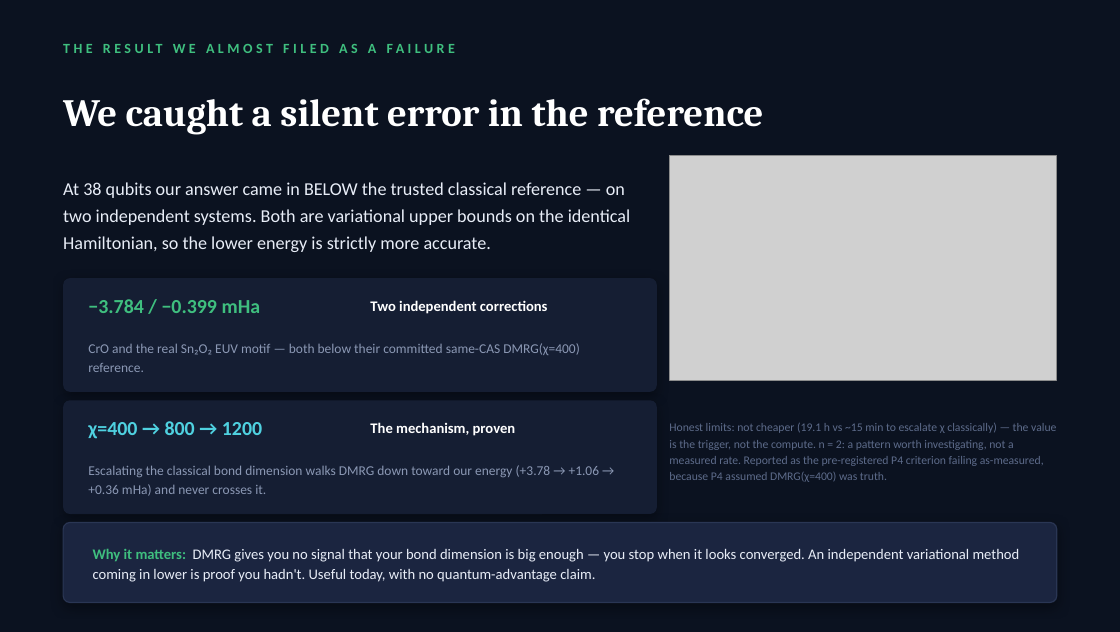
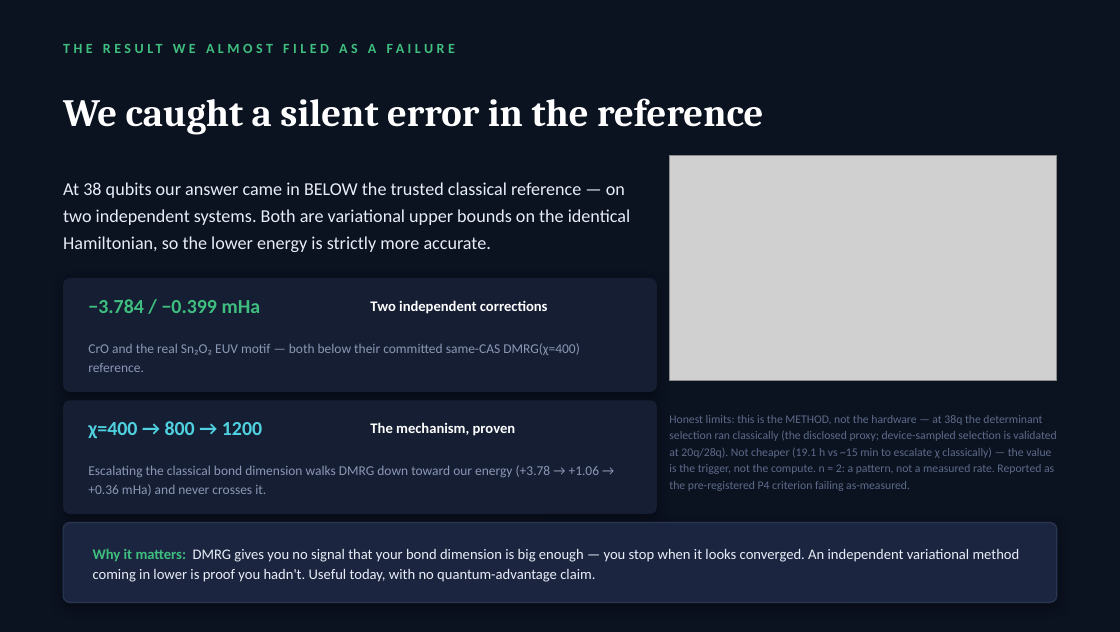
Before and after one commit to christianmetzl/potomac_advancedmaterials, a slide deck: slide 6 of paper/EIGENNEXUS_MATGENQ_Value_Story.pptx. Drawn at 1120x632 pixels with LibreOffice and Linux fonts; fonts in the diff are those of the drawing; grey boxes stand for pictures. Boxes give left, top, right and bottom in pixels: in the first picture for what was removed or moved away, otherwise in the second. Text is boxed around its words. In the diff, an @@ line names an element or a change of style, - is before the commit and + after.

```diff
--- a/paper/EIGENNEXUS_MATGENQ_Value_Story.pptx
+++ b/paper/EIGENNEXUS_MATGENQ_Value_Story.pptx
@@ text at (669,415,1056,491): text changed @@
-Honest limits: not cheaper (19.1 h vs ~15 min to escalate χ classically) — the value is the trigger, not the compute. n = 2: a pattern worth investigating, not a measured rate. Reported as the pre-registered P4 criterion failing as-measured, because P4 assumed DMRG(χ=400) was truth.
+Honest limits: this is the METHOD, not the hardware — at 38q the determinant selection ran classically (the disclosed proxy; device-sampled selection is validated at 20q/28q). Not cheaper (19.1 h vs ~15 min to escalate χ classically) — the value is the trigger, not the compute. n = 2: a pattern, not a measured rate. Reported as the pre-registered P4 criterion failing as-measured.
```
Also in this commit, not shown: 6 other files.
